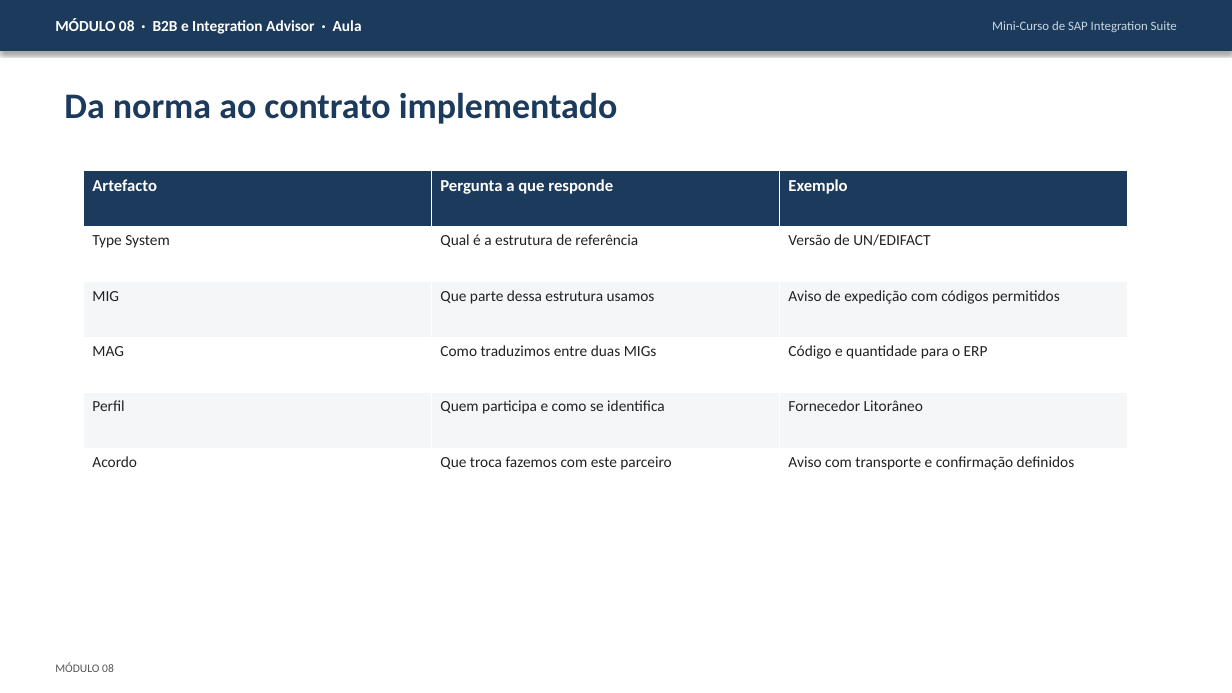
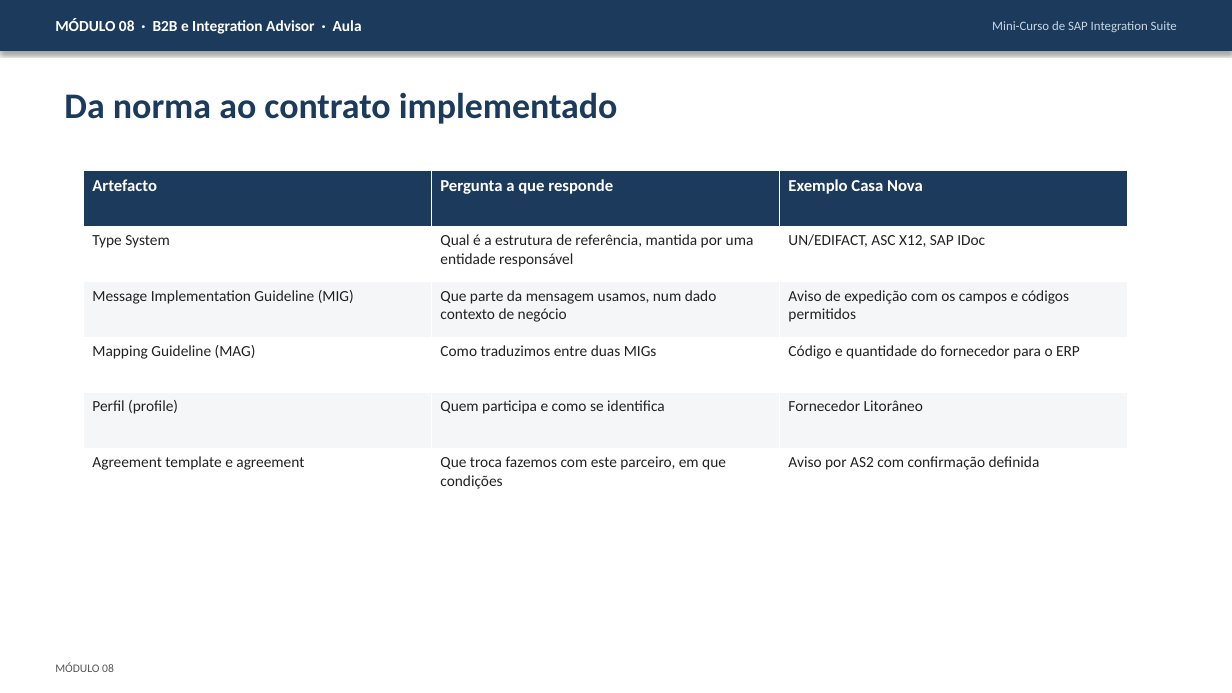
Before and after one commit to AdrianoHebreu/estudos, a slide deck: slide 8 of Integration_suite_studies/08-B2B-Integration-Advisor/08-B2B-Integration-Advisor.pptx (slide 5 before the commit). Drawn at 1232x693 pixels with LibreOffice and Linux fonts; fonts in the diff are those of the drawing. Boxes give left, top, right and bottom in pixels: in the first picture for what was removed or moved away, otherwise in the second. Text is boxed around its words. In the diff, an @@ line names an element or a change of style, - is before the commit and + after.

```diff
--- a/Integration_suite_studies/08-B2B-Integration-Advisor/08-B2B-Integration-Advisor.pptx
+++ b/Integration_suite_studies/08-B2B-Integration-Advisor/08-B2B-Integration-Advisor.pptx
@@ table at (x1=83, y1=171, x2=1128, y2=504) @@
-row 1, column 3: Exemplo
+row 1, column 3: Exemplo Casa Nova
-row 2, column 2: Qual é a estrutura de referência
+row 2, column 2: Qual é a estrutura de referência, mantida por uma entidade responsável
-row 2, column 3: Versão de UN/EDIFACT
+row 2, column 3: UN/EDIFACT, ASC X12, SAP IDoc
-row 3: MIG | Que parte dessa estrutura usamos | Aviso de expedição com códigos permitidos
+row 3: Message Implementation Guideline (MIG) | Que parte da mensagem usamos, num dado contexto de negócio | Aviso de expedição com os campos e códigos permitidos
-row 4, column 1: MAG
+row 4, column 1: Mapping Guideline (MAG)
-row 4, column 3: Código e quantidade para o ERP
+row 4, column 3: Código e quantidade do fornecedor para o ERP
-row 5, column 1: Perfil
+row 5, column 1: Perfil (profile)
-row 6: Acordo | Que troca fazemos com este parceiro | Aviso com transporte e confirmação definidos
+row 6: Agreement template e agreement | Que troca fazemos com este parceiro, em que condições | Aviso por AS2 com confirmação definida
```
Also in this commit, not shown: 8 other slides changed, 26 slides added, 47 other files.
